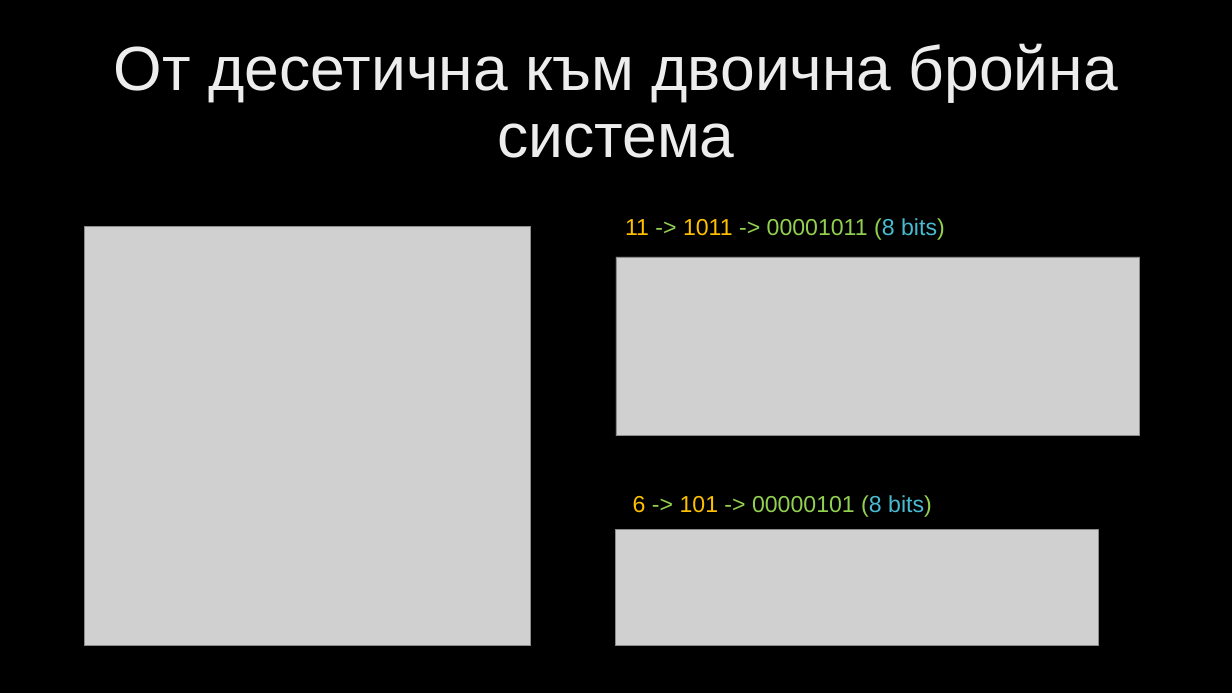
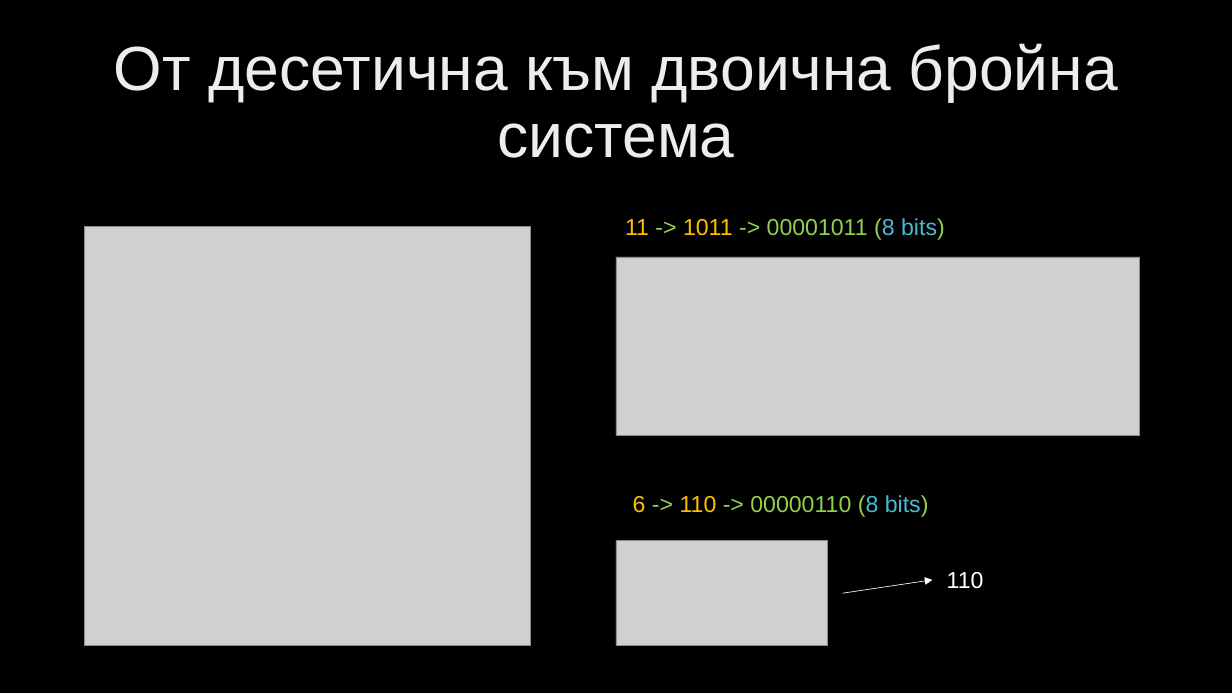
Before and after one commit to velizar92/CSharp-Programming-Presentations, a slide deck: slide 85 of C# Intermediate.pptx. Drawn at 1232x693 pixels with LibreOffice and Linux fonts; fonts in the diff are those of the drawing; grey boxes stand for pictures; background and template pictures are left out. Boxes give left, top, right and bottom in pixels: in the first picture for what was removed or moved away, otherwise in the second. Text is boxed around its words. In the diff, an @@ line names an element or a change of style, - is before the commit and + after.

```diff
--- a/C# Intermediate.pptx
+++ b/C# Intermediate.pptx
@@ text at [633,495,929,517]: text changed @@
-6 -> 101 -> 00000101 (8 bits)
+6 -> 110 -> 00000110 (8 bits)
@@ picture removed at [616,530,1099,646] @@
@@ picture added at [616,541,828,646] @@
@@ arrow added from (843, 593) to (933, 580), #FFFFFF 0.5 pt @@
@@ text added at [947,572,984,589], 18 pt, text #FFFFFF @@
+110
```
Also in this commit, not shown: 1 slide added.
